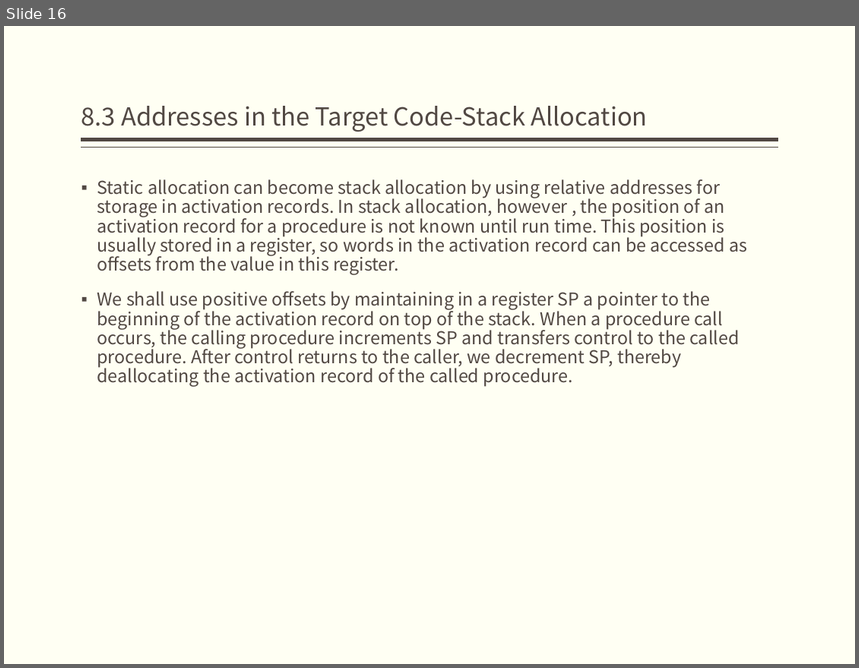
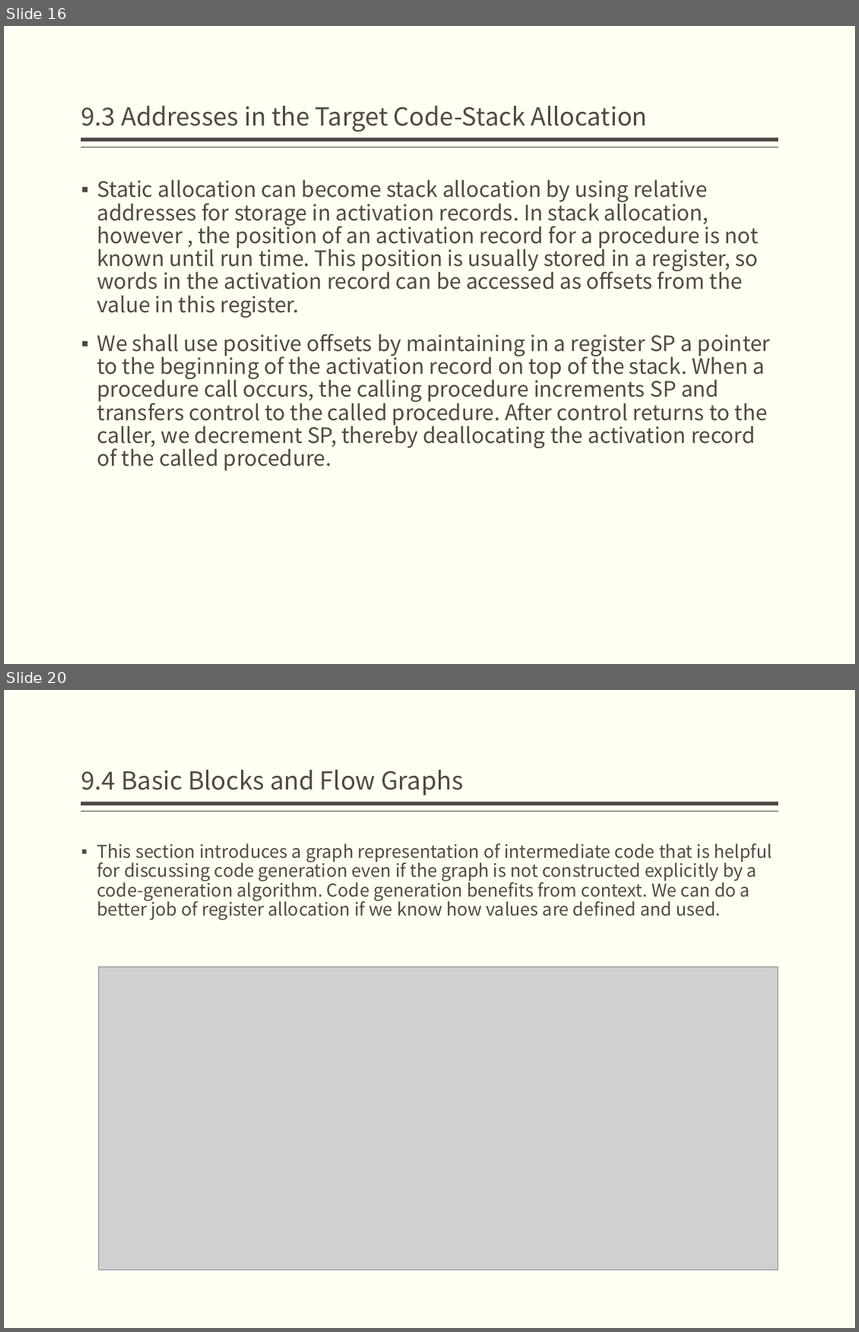
Before and after one commit to jz81/jz81.github.io, a slide deck: course/compiler/lecture/(Spring2020)Lecture9.pptx. Shown one above the other, each under a label of ours: slide 16 before the commit, slides 16 and 20 after it; the slides between them are not shown. The pictures are 859x668 and 859x1332 pixels, drawn with LibreOffice and Linux fonts; fonts in the diff are those of the drawing; grey boxes stand for pictures. Boxes give left, top, right and bottom in pixels: in the first picture for what was removed or moved away, otherwise in the second. Text is boxed around its words. In the diff, an @@ line names an element or a change of style, - is before the commit and + after.

```diff
--- a/course/compiler/lecture/(Spring2020)Lecture9.pptx
+++ b/course/compiler/lecture/(Spring2020)Lecture9.pptx
@@ slide 20 added at (4,690,855,1328), background #FFFFF3; not listed: 2 template elements that a slide beside it also shows @@
@@ title added at (82,770,463,796), 21 pt, text #514843 @@
+9.4 Basic Blocks and Flow Graphs
@@ text added at (97,844,772,920), 15 pt, text #514843 @@
+▪ This section introduces a graph representation of intermediate code that is helpful for discussing code generation even if the graph is not constructed explicitly by a code-generation algorithm. Code generation benefits from context. We can do a better job of register allocation if we know how values are defined and used.
@@ picture added at (98,967,778,1271) @@
@@ slide 16 changed as well @@
@@ title at (82,106,648,132): text changed @@
-8.3 Addresses in the Target Code-Stack Allocation
+9.3 Addresses in the Target Code-Stack Allocation
@@ text "Static allocation can become stack ..." at (97,180,771,471): size 15 to 18 pt @@
```
Also in this commit, not shown: 8 other slides changed, 10 other slides added.
